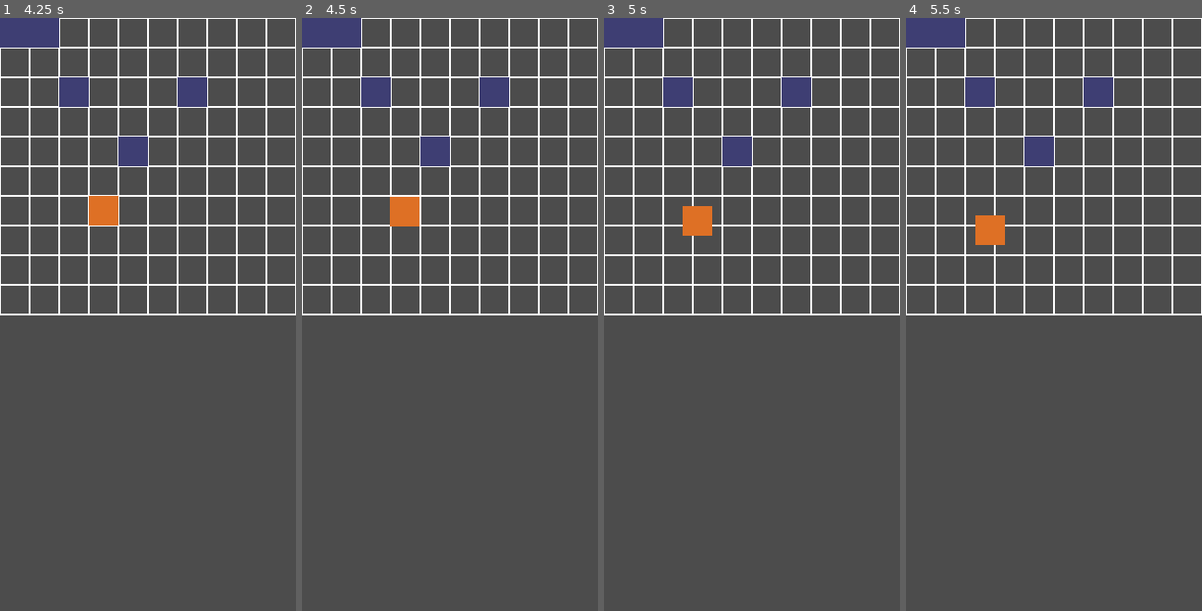
Above: before the commit, frames 1-4 (left to right).
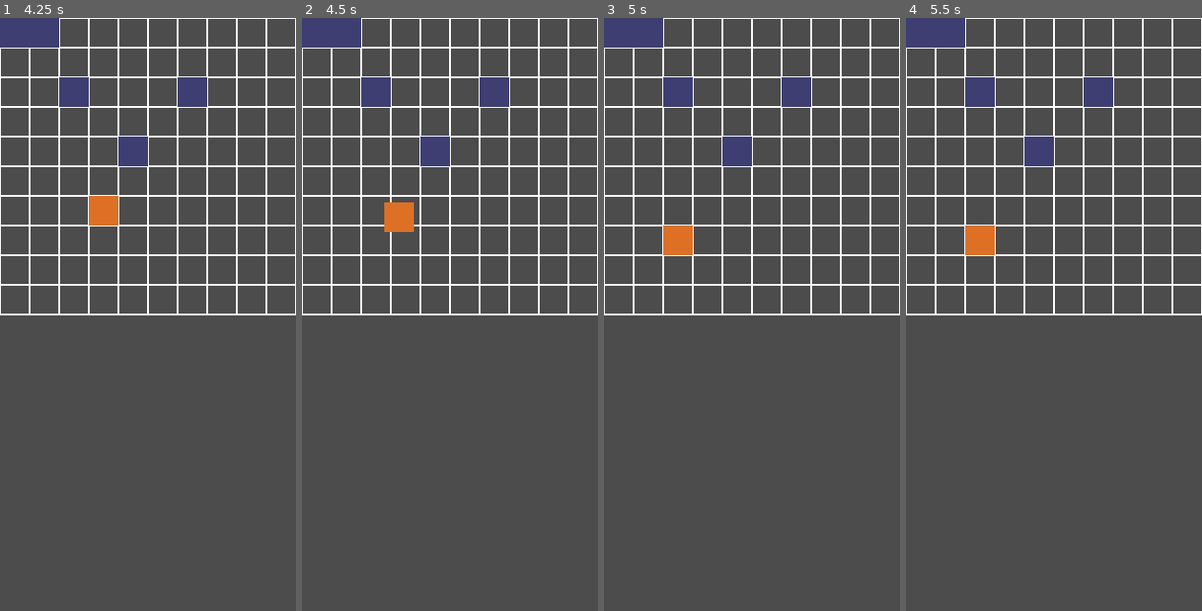
Above: after the commit, the same moments.

Repository: Apop85/Games
Game: Godot game, scene res://Boardgame.tscn
The game is run twice, just before and just after one commit, with the same random seed, the same clock (stepped at 60 frames per second) and the same inputs.
Inputs (mouse positions are in pixels of both pictures, inside the frame that each line leads up to):
- Up to frame 1 (4.25 s): tap Enter at 0.5, 2, 3.5 s; move the mouse to (213, 284) at 0.52 s; hold Right (right) 0.53-1.28 s; click (213, 284) at 0.67 s; tap Space at 1.25, 2.75 s; move the mouse to (88, 344) at 1.27 s; hold Down (down) 1.28-2.03 s; click (88, 344) at 1.42 s; move the mouse to (177, 184) at 2.02 s; hold Right (right) 2.03-2.78 s; click (177, 184) at 2.17 s; move the mouse to (133, 433) at 2.77 s; hold Up (up) 2.78-3.53 s; click (133, 433) at 2.92 s; move the mouse to (236, 403) at 3.52 s; hold Left (left) from 3.53 s (still down); click (236, 403) at 3.67 s
- Up to frame 2 (4.5 s): keep holding Left (left); tap Space at 4.25 s; move the mouse to (361, 225) at 4.27 s; click (361, 225) at 4.42 s
- Up to frame 3 (5 s): keep holding Left (left)
- Up to frame 4 (5.5 s): move the mouse to (1068, 314) at 5.02 s; release Left (left) at 5.03 s; hold Down (down) from 5.03 s (still down); click (1068, 314) at 5.17 s

Frame 1 is identical in both runs. In frame 2, 0.3% of the frame differs, in the area x 27-40%, y 30-37%; in frame 3, 0.9%, in the area x 20-37%, y 31-40%; in frame 4, 0.6%.
Error in both runs: Invalid get index '10' (on base: 'Array'). (res://scripts/GridLogic.gd:52)

Commit message:
update

Diff:
--- a/GoDot/My Brettspieltest/project.godot
+++ b/GoDot/My Brettspieltest/project.godot
@@ -25,6 +25,7 @@
 window/size/height=640
 window/size/test_width=320
 window/size/test_height=640
+window/handheld/orientation="portrait"
 window/stretch/mode="2d"
 window/stretch/aspect="keep"
 
--- a/GoDot/My Brettspieltest/scripts/Player.gd
+++ b/GoDot/My Brettspieltest/scripts/Player.gd
@@ -11,9 +11,10 @@
 var speed = 0
 var grid
 var is_moving = false
+var diagonal_moving = false
 
 
-const MAX_SPEED = 1200
+const MAX_SPEED = 200
 # Called when the node enters the scene tree for the first time.
 func _ready():
 	grid = get_parent()
@@ -51,8 +52,8 @@
 
 func _physics_process(delta):
 	speed = 0
-	current_position = grid.world_to_map(position)
 	if not is_moving and Input.is_mouse_button_pressed(BUTTON_LEFT):
+		current_position = grid.world_to_map(position)
 		target_cell = grid.world_to_map(get_viewport().get_mouse_position())
 		delta_position = target_cell - current_position # Get delta between current and target position based on grid
 		target_direction = _get_direction(delta_position) # Returns the direction vector
@@ -65,38 +66,12 @@
 
 	elif is_moving:
 		speed = MAX_SPEED
-		motion = speed * target_direction * delta
+		motion = speed * (target_direction).normalized()
 		var abs_motion = motion * target_direction # Get absolute motion
 		var distance = (target_position-position) * target_direction # Get absolute distance
-
 		# Check if the player hits the target position on the next frame
-		if abs_motion.x > distance.x + grid.tile_offset.x or abs_motion.y > distance.y + grid.tile_offset.y:
+		if abs_motion.x*delta >= distance.x and abs_motion.y*delta >= distance.y:
 			position = target_position
 			is_moving = false
 		else:
 			move_and_slide(motion)
-#	direction = Vector2()
-#	speed = 0
-#	direction.x = -int(Input.is_action_pressed("left")) + int(Input.is_action_pressed("right"))
-#	direction.y = -int(Input.is_action_pressed("up")) + int(Input.is_action_pressed("down"))
-#
-#
-#
-#	if not is_moving and direction != Vector2():
-#		target_direction = direction
-#		if grid._is_cell_vacant(self.position, target_direction):
-#			target_position = grid.update_child_pos(position, direction, type)
-#			is_moving = true
-#	elif is_moving:
-#		speed = MAX_SPEED
-#
-#		motion = speed * target_direction * delta
-#
-#		var distance = target_position-position
-#		var move_distance = motion.length()
-#
-#		if motion.x > distance.x + grid.tile_offset.x or motion.y > distance.y + grid.tile_offset.y:
-#			position = target_position
-#			is_moving = false
-#		else:
-#			move_and_slide(motion)
Not shown, added: GoDot/My Brettspieltest/export_presets.cfg
